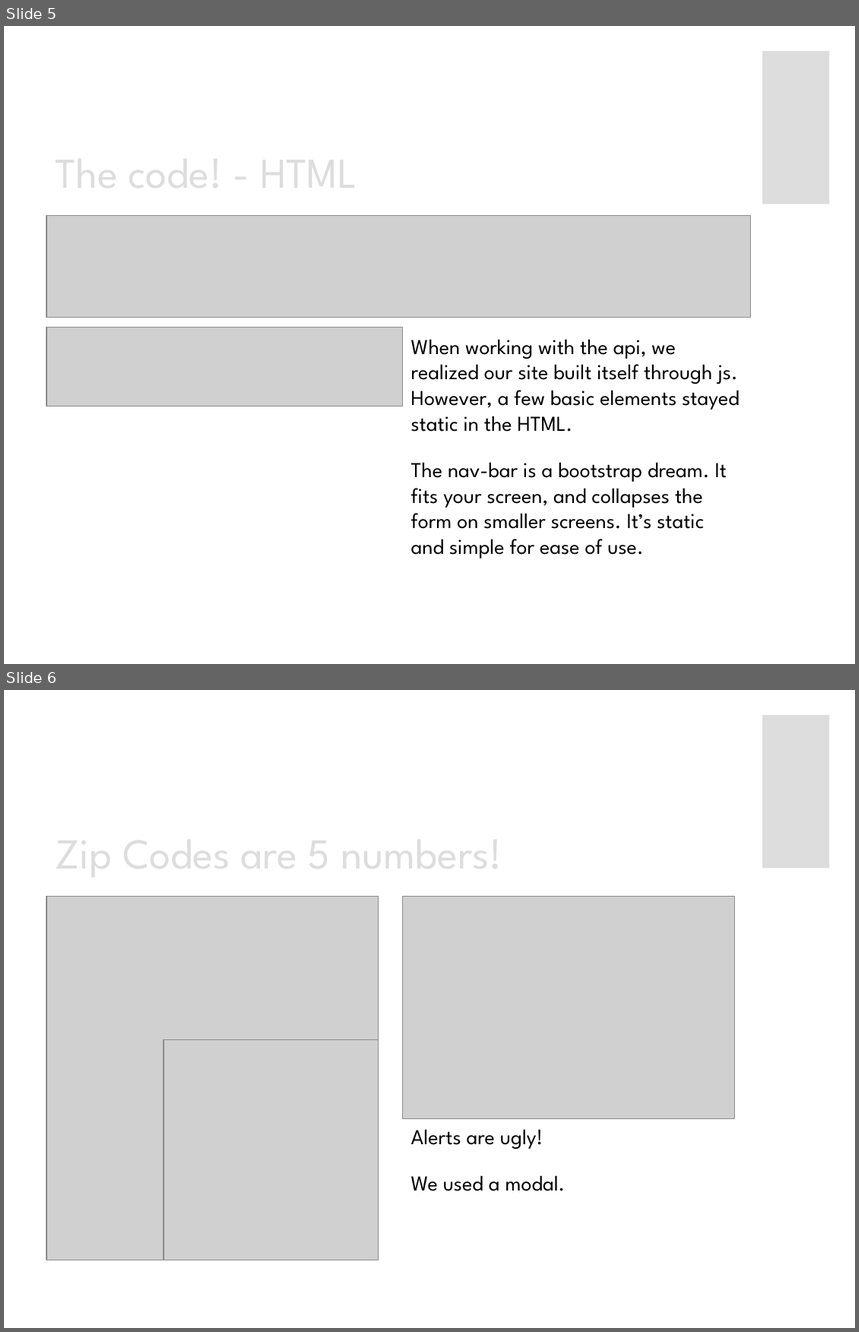
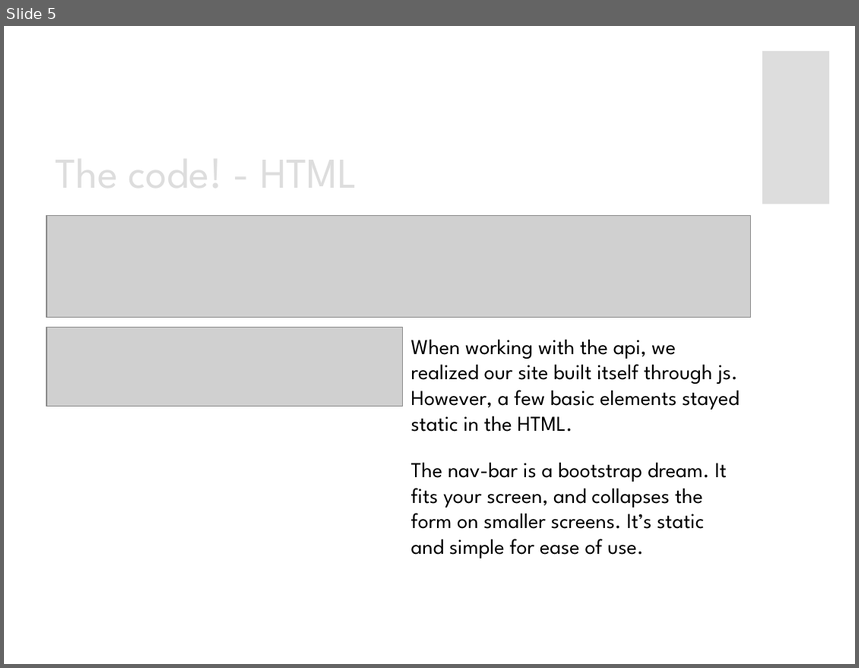
Before and after one commit to justbbarnett/politiscape, a slide deck: assets/presentation/politiscape.pptx. Shown one above the other, each under a label of ours: slides 5 and 6 before the commit, slide 5 after it. The pictures are 859x1332 and 859x668 pixels, drawn with LibreOffice and Linux fonts; fonts in the diff are those of the drawing; grey boxes stand for pictures. Boxes give left, top, right and bottom in pixels: in the first picture for what was removed or moved away, otherwise in the second. Text is boxed around its words. In the diff, an @@ line names an element or a change of style, - is before the commit and + after.

```diff
--- a/assets/presentation/politiscape.pptx
+++ b/assets/presentation/politiscape.pptx
@@ slide 6 removed at (4,690,855,1328), background #FFFFFF; not listed: 1 template element that a slide beside it also shows @@
@@ picture removed at (47,896,379,1260) @@
@@ picture removed at (402,896,734,1119) @@
@@ picture removed at (163,1040,379,1260) @@
@@ text removed at (411,1129,566,1192) @@
-Alerts are ugly!
-We used a modal.
```
Also in this commit, not shown: 3 slides changed, 1 other file.
